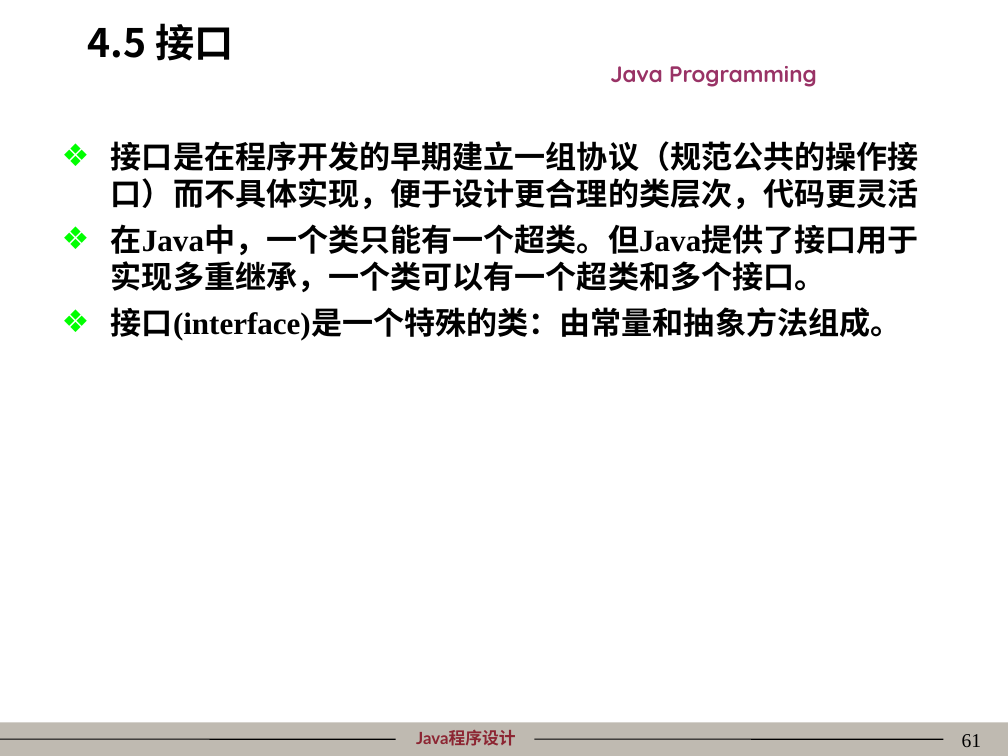
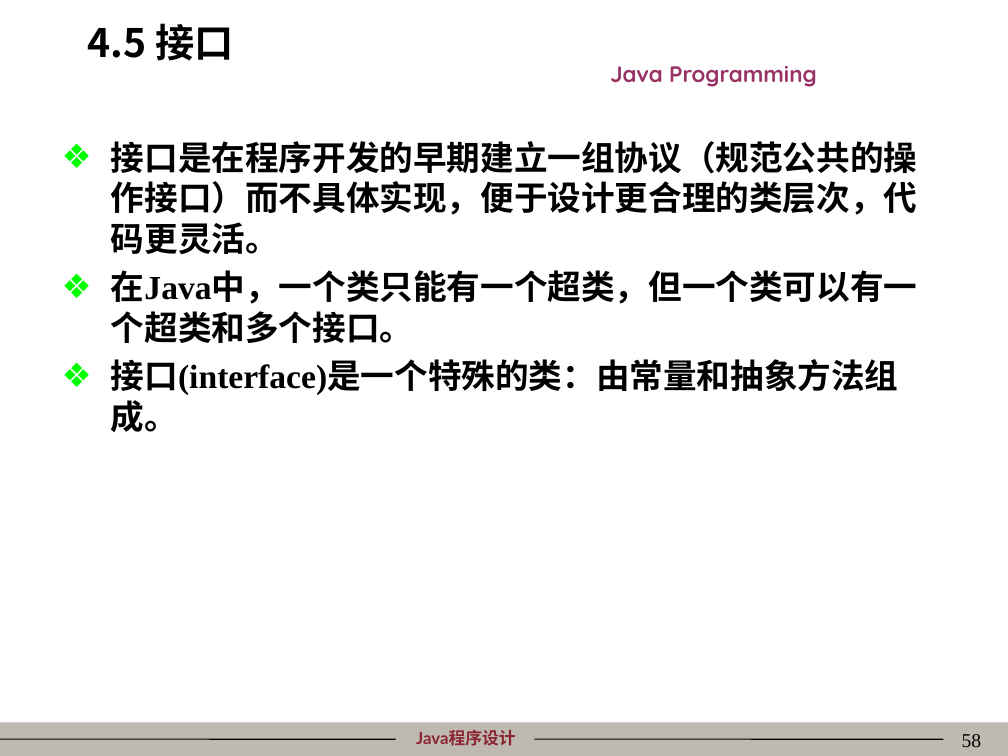
Before and after one commit to mordeky/Java, a slide deck: slide 58 of PPT/04类的封装性、继承性、多态性与接口.ppt (slide 61 before the commit). Drawn at 1008x756 pixels with LibreOffice and Linux fonts; fonts in the diff are those of the drawing; background and template pictures are left out. Boxes give left, top, right and bottom in pixels: in the first picture for what was removed or moved away, otherwise in the second. Text is boxed around its words. In the diff, an @@ line names an element or a change of style, - is before the commit and + after.

Commit message:
修正chp04的PPT, 增加了抽象类、接口、内部类的Java代码.

```diff
--- a/PPT/04类的封装性、继承性、多态性与接口.ppt
+++ b/PPT/04类的封装性、继承性、多态性与接口.ppt
@@ text at [111,141,917,343]: text changed; size 22.2 to 24 pt @@
-❖ 接口是在程序开发的早期建立一组协议（规范公共的操作接口）而不具体实现，便于设计更合理的类层次，代码更灵活
-❖ 在Java中，一个类只能有一个超类。但Java提供了接口用于实现多重继承，一个类可以有一个超类和多个接口。
+❖ 接口是在程序开发的早期建立一组协议（规范公共的操作接口）而不具体实现，便于设计更合理的类层次，代码更灵活。
+❖ 在Java中，一个类只能有一个超类，但一个类可以有一个超类和多个接口。
@@ text at [111,359,899,432]: size 22.2 to 24 pt in "接口(interface)是一个特殊的类：由常量和抽象方法组成。" @@
@@ page number at [962,734,982,747]: text changed @@
-61
+58
```
Also in this commit, not shown: 11 other slides changed, 3 slides added, 17 slides removed, 15 other files.
